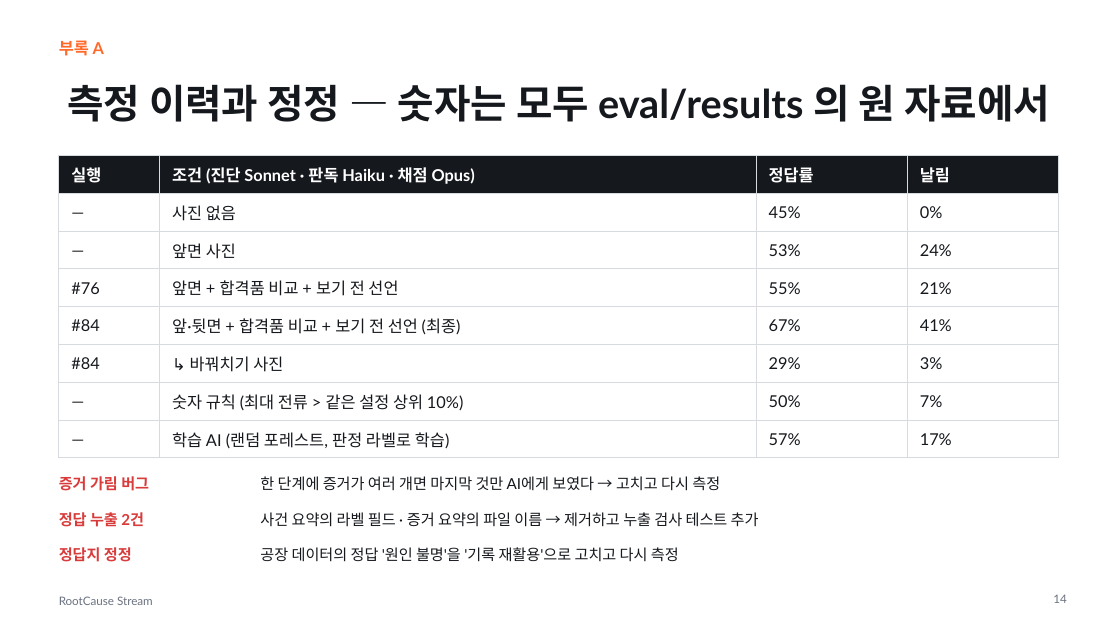
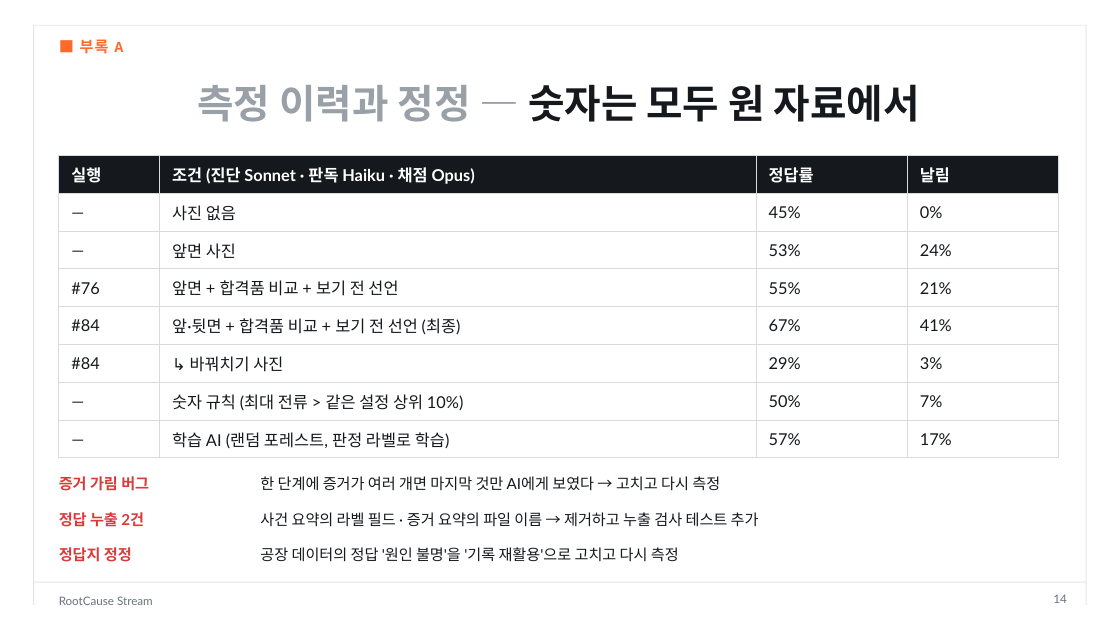
Before and after one commit to dlwogud/rootcause-stream, a slide deck: slide 14 of deck/RootCause_Stream_발표자료.pptx. Drawn at 1120x630 pixels with LibreOffice and Linux fonts; fonts in the diff are those of the drawing. Boxes give left, top, right and bottom in pixels: in the first picture for what was removed or moved away, otherwise in the second. Text is boxed around its words. In the diff, an @@ line names an element or a change of style, - is before the commit and + after.

```diff
--- a/deck/RootCause_Stream_발표자료.pptx
+++ b/deck/RootCause_Stream_발표자료.pptx
@@ line added from (34, 25) to (34, 605), #E3E5E9 0.75 pt @@
@@ line added from (34, 25) to (1086, 25), #E3E5E9 0.75 pt @@
@@ line added from (1086, 25) to (1086, 605), #E3E5E9 0.75 pt @@
@@ text at (x1=80, y1=39, x2=123, y2=54): text changed; size 14 to 13 pt; font Lato to Courier New @@
-부록 A
+■ 부록 A
@@ title at (x1=197, y1=84, x2=920, y2=122): text changed @@
-측정 이력과 정정 — 숫자는 모두 eval/results 의 원 자료에서
+측정 이력과 정정 — 숫자는 모두 원 자료에서
@@ line added from (34, 582) to (1086, 582), #E3E5E9 0.75 pt @@
```
Also in this commit, not shown: 15 other slides changed, 8 other files.
